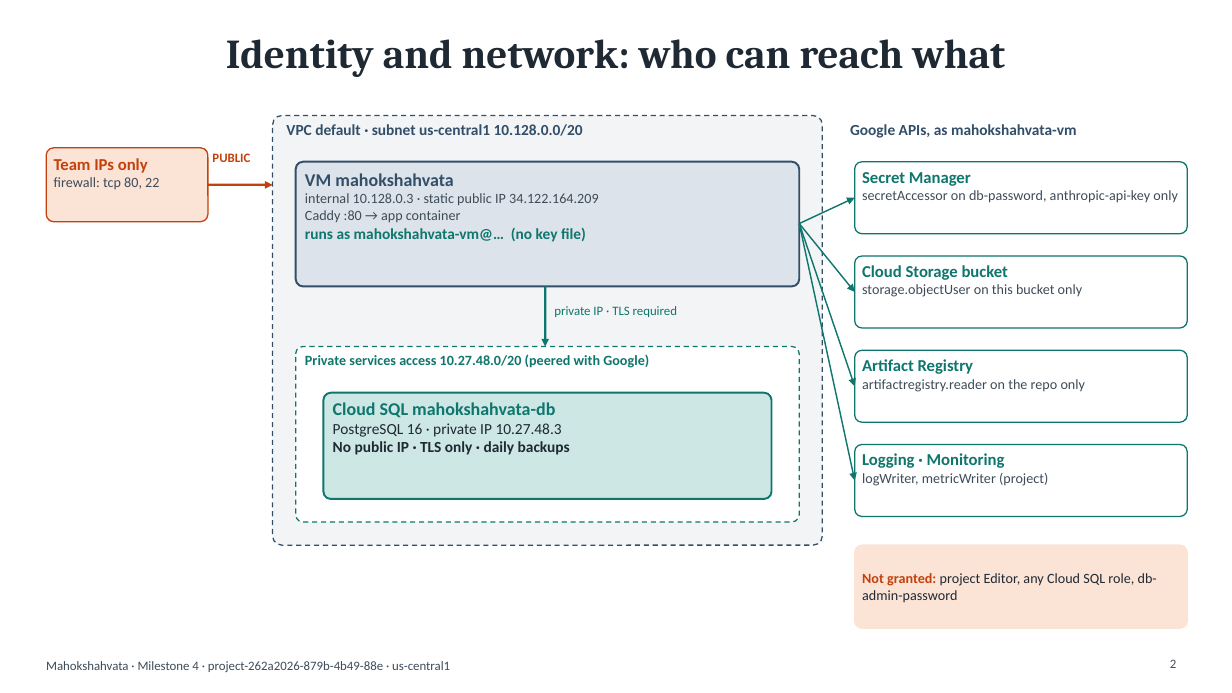
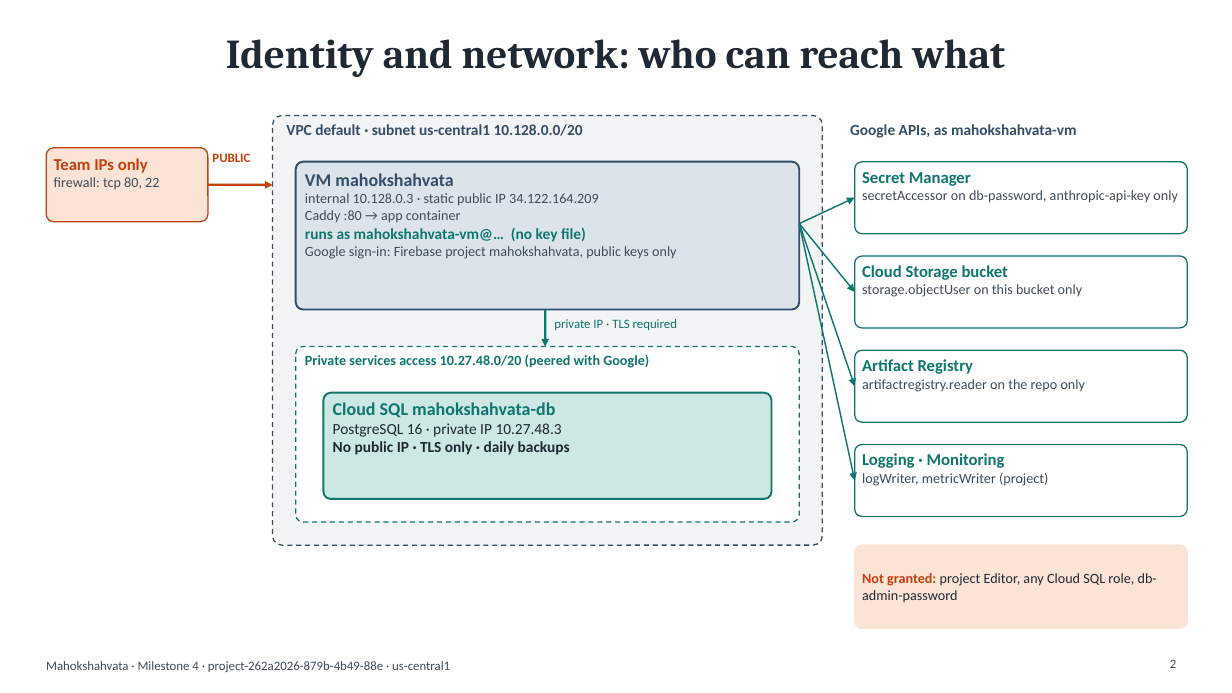
Before and after one commit to tharun-yatarla02/Mahokshahvata, a slide deck: slide 2 of docs/deploy/Milestone4_State.pptx. Drawn at 1232x693 pixels with LibreOffice and Linux fonts; fonts in the diff are those of the drawing. Boxes give left, top, right and bottom in pixels: in the first picture for what was removed or moved away, otherwise in the second. Text is boxed around its words. In the diff, an @@ line names an element or a change of style, - is before the commit and + after.

Commit message:
Milestone 4 write-up and slides: sign-in on the team's own Firebase project, image v4

```diff
--- a/docs/deploy/Milestone4_State.pptx
+++ b/docs/deploy/Milestone4_State.pptx
@@ rounded rectangle: place and size @@
-rounded rectangle at box(296, 162, 799, 287)
+rounded rectangle at box(296, 162, 799, 310)
@@ rounded rectangle at box(296, 162, 799, 310): proportions changed @@
@@ text at box(305, 246, 676, 259): paragraph added @@
+Google sign-in: Firebase project mahokshahvata, public keys only
@@ arrow moved from (545, 287) - (545, 347) to (545, 310) - (545, 347) @@
@@ text "private IP · TLS required": place and size @@
-text "private IP · TLS required" at box(554, 306, 677, 317)
+text "private IP · TLS required" at box(554, 319, 677, 330)
```
Also in this commit, not shown: 1 other slide changed, 1 other file.
